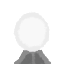
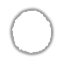
Layer changes from the first (64, 64) image to the second:
hid "Layer 0" over [14, 47, 52, 64]
painted on "Layer 1" over [8, 6, 55, 61]
